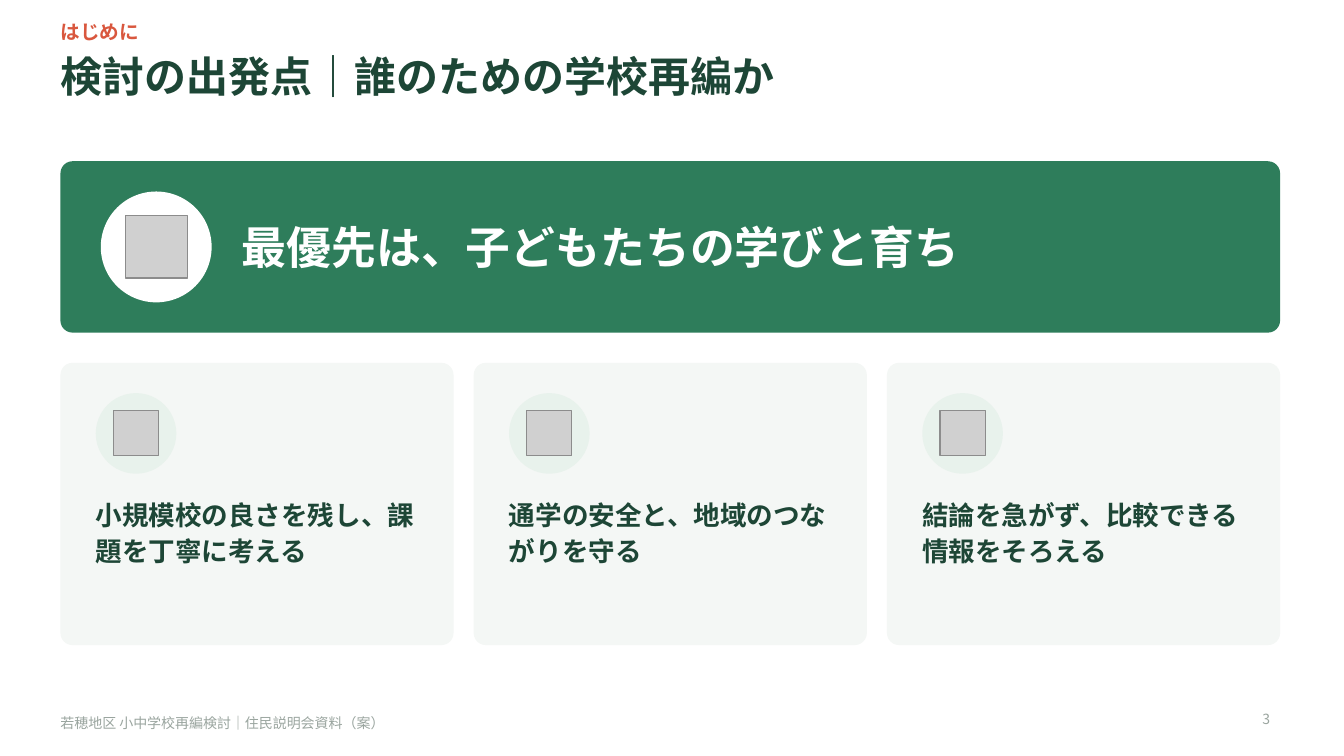
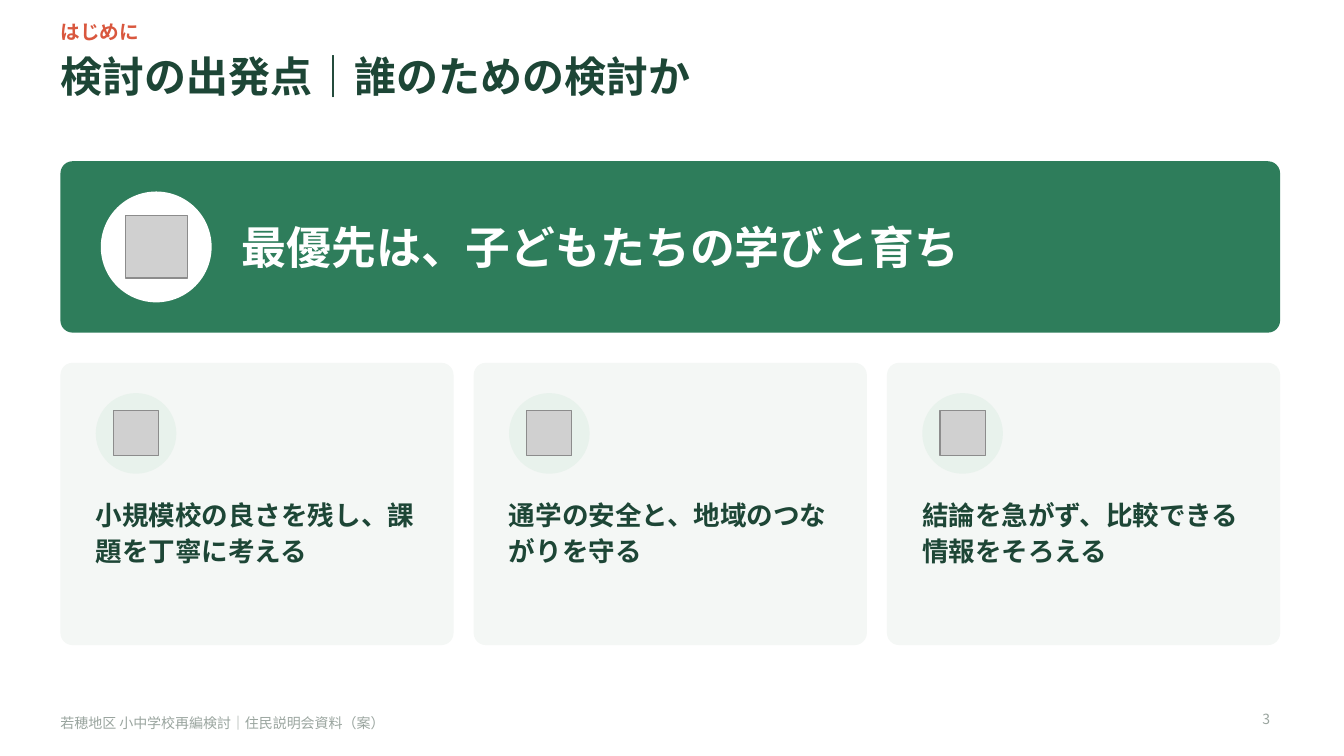
Before and after one commit to Masaki12008/GS, a slide deck: slide 3 of output/若穂地区_住民説明会資料_投影用.pptx. Drawn at 1344x756 pixels with LibreOffice and Linux fonts; fonts in the diff are those of the drawing; grey boxes stand for pictures. Boxes give left, top, right and bottom in pixels: in the first picture for what was removed or moved away, otherwise in the second. Text is boxed around its words. In the diff, an @@ line names an element or a change of style, - is before the commit and + after.

```diff
--- a/output/若穂地区_住民説明会資料_投影用.pptx
+++ b/output/若穂地区_住民説明会資料_投影用.pptx
@@ title at <box>60,55,690,97</box>: text changed @@
-検討の出発点｜誰のための学校再編か
+検討の出発点｜誰のための検討か
```
Also in this commit, not shown: 6 other slides changed, 3 other files.
